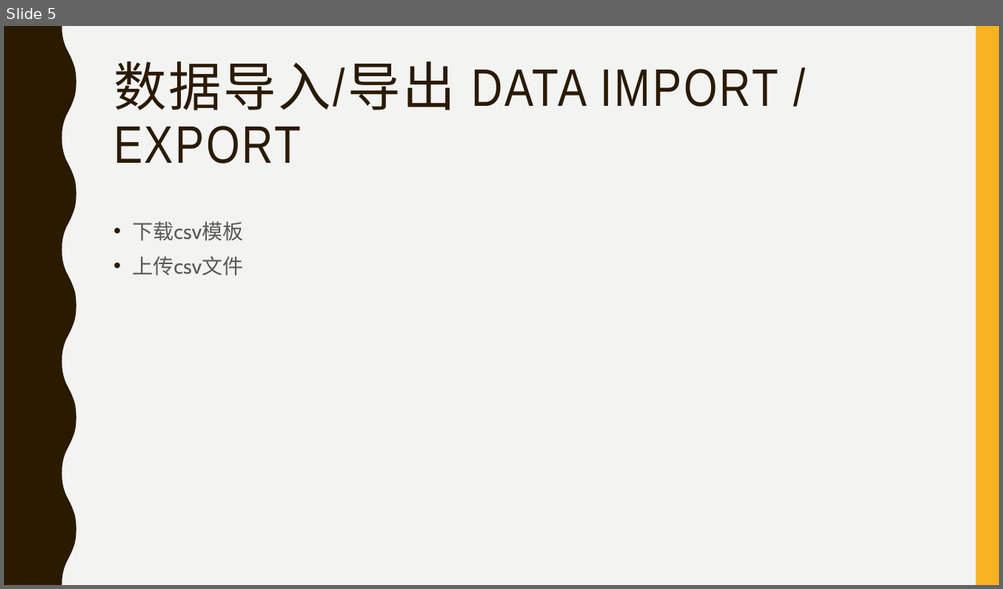
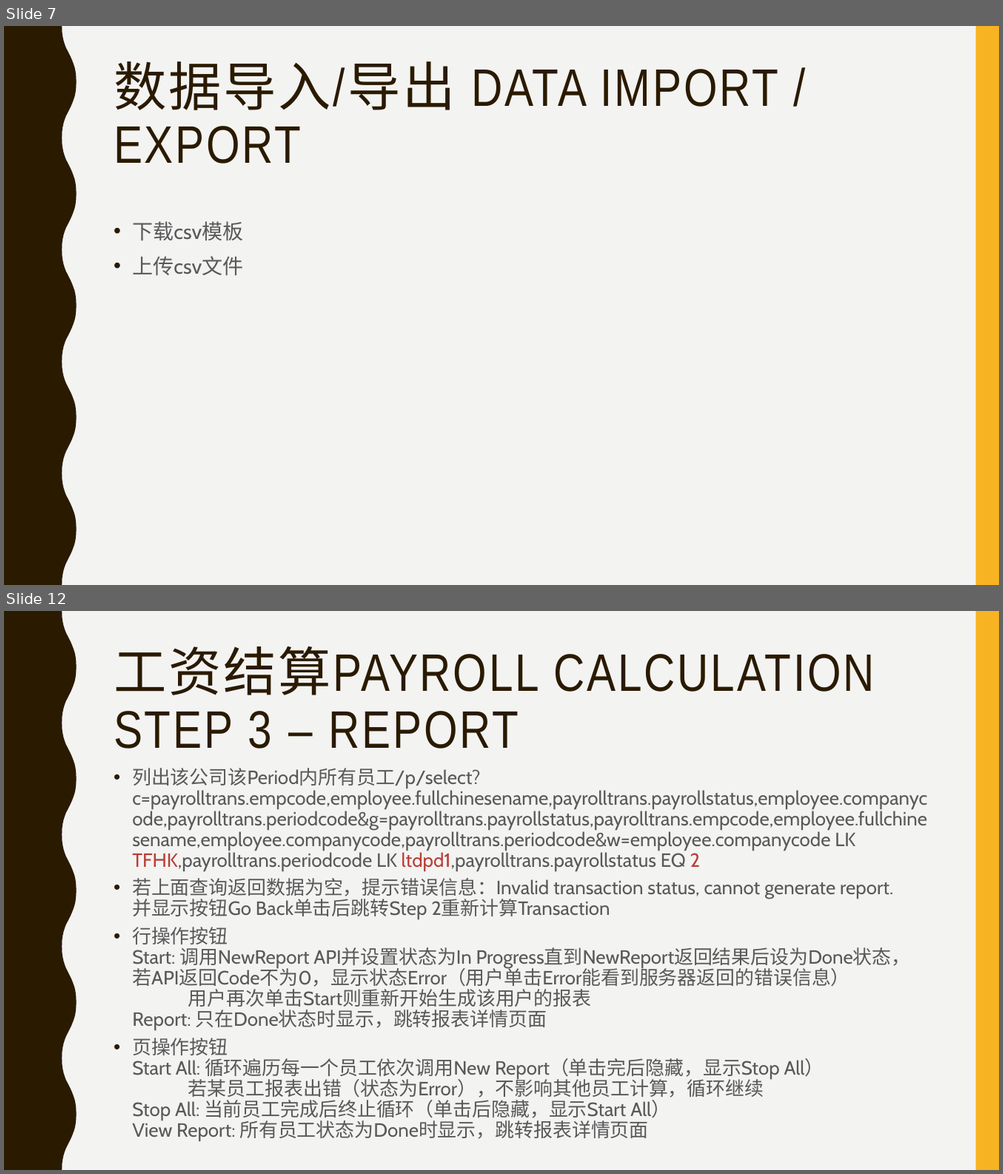
Before and after one commit to payrolls/payrolls.github.io, a slide deck: doc/Payroll Web UI.pptx. Shown one above the other, each under a label of ours: slide 5 before the commit, slides 7 and 12 after it; the slides between them are not shown. The pictures are 1003x589 and 1003x1174 pixels, drawn with LibreOffice and Linux fonts; fonts in the diff are those of the drawing. Boxes give left, top, right and bottom in pixels: in the first picture for what was removed or moved away, otherwise in the second. Text is boxed around its words. In the diff, an @@ line names an element or a change of style, - is before the commit and + after.

```diff
--- a/doc/Payroll Web UI.pptx
+++ b/doc/Payroll Web UI.pptx
@@ slide 12 added at [4, 611, 999, 1170], background #F3F3F2; not listed: 2 template elements that a slide beside it also shows @@
@@ title added at [114, 646, 874, 749], 51 pt, text #2A1A00 @@
+工资结算PAYROLL CALCULATION
+STEP 3 – REPORT
@@ text added at [132, 768, 927, 1142], 18.5 pt, text #595959 @@
+• 列出该公司该Period内所有员工/p/select?c=payrolltrans.empcode,employee.fullchinesename,payrolltrans.payrollstatus,employee.companycode,payrolltrans.periodcode&g=payrolltrans.payrollstatus,payrolltrans.empcode,employee.fullchinesename,employee.companycode,payrolltrans.periodcode&w=employee.companycode LK TFHK,payrolltrans.periodcode LK ltdpd1,payrolltrans.payrollstatus EQ 2
+• 若上面查询返回数据为空，提示错误信息：Invalid transaction status, cannot generate report.
+  并显示按钮Go Back单击后跳转Step 2重新计算Transaction
+• 行操作按钮
+  Start: 调用NewReport API并设置状态为In Progress直到NewReport返回结果后设为Done状态， 若API返回Code不为0，显示状态Error（用户单击Error能看到服务器返回的错误信息）
+  用户再次单击Start则重新开始生成该用户的报表
+  Report: 只在Done状态时显示，跳转报表详情页面
+• 页操作按钮
+  Start All: 循环遍历每一个员工依次调用New Report（单击完后隐藏，显示Stop All）
+  若某员工报表出错（状态为Error），不影响其他员工计算，循环继续
+  Stop All: 当前员工完成后终止循环（单击后隐藏，显示Start All）
+  View Report: 所有员工状态为Done时显示，跳转报表详情页面
@@ what was slide 5 is now slide 7 @@
```
Also in this commit, not shown: 6 slides changed, 4 other slides added.
